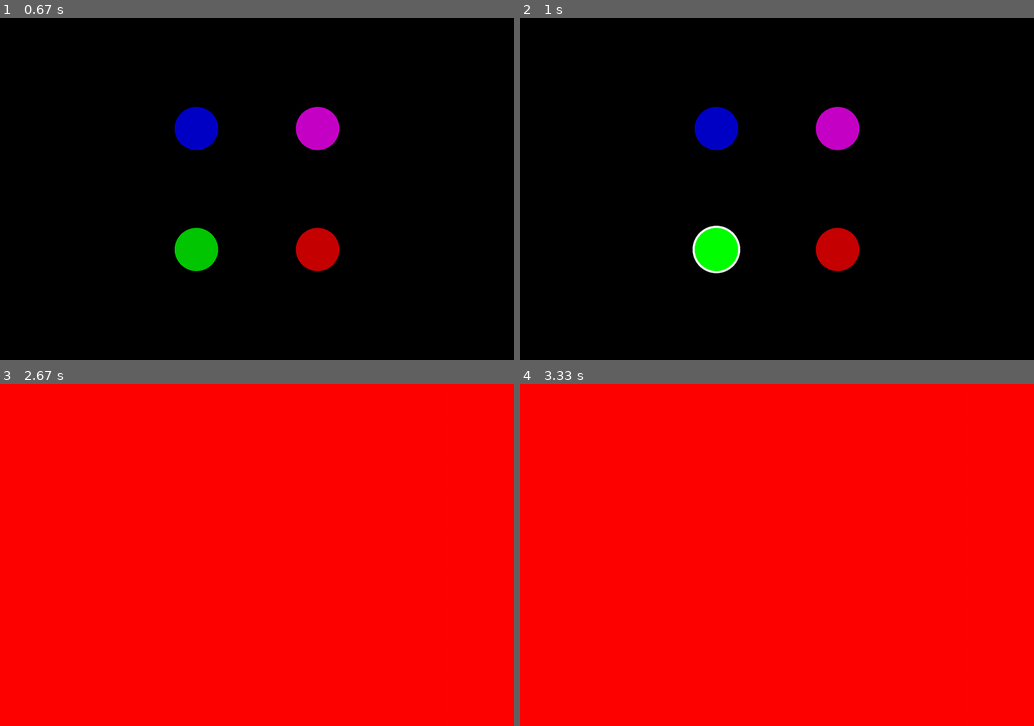
Above: before the commit, frames 1-4 (two rows, left to right).
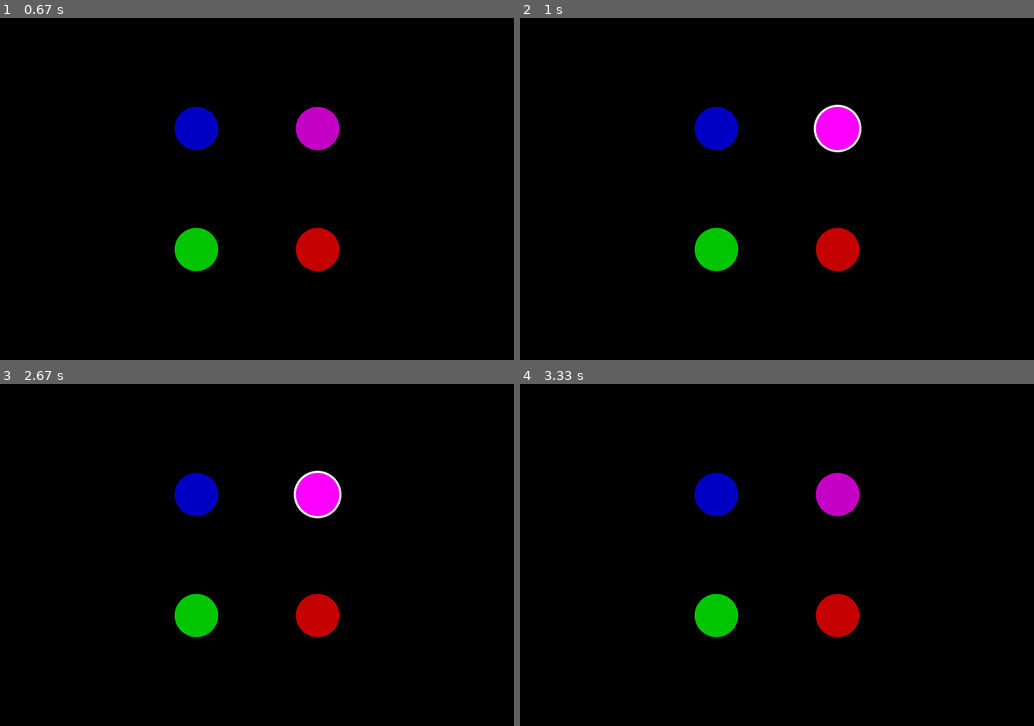
Above: after the commit, the same moments.

Repository: arieltl/genius-pygame
Game: pygame game, started from genius.py
Two runs of this game, one before a commit and one after it. Both use one fixed random seed, a clock stepped at 60 frames per second and the inputs below.
Inputs (mouse positions are in pixels of both pictures, inside the frame that each line leads up to):
- Up to frame 1 (0.67 s): press the mouse at (339, 151) at 0.37 s; move the mouse to (287, 124) at 0.47 s; release the mouse at (236, 96) at 0.6 s
- Up to frame 2 (1 s): no input
- Up to frame 3 (2.67 s): press the mouse at (339, 517) at 1.7 s; move the mouse to (205, 544) at 1.8 s; release the mouse at (71, 572) at 1.93 s; click (323, 513) at 2.55 s
- Up to frame 4 (3.33 s): no input

Frame 1 is identical in both runs. In frame 2, 2.1% of the frame differs, in the area x 33-67%, y 25-75%; in frame 3, 100%, in the area x 0-100%, y 0-100%; in frame 4, 100%.

Commit message:
modo crazy genius

Diff:
--- a/genius.py
+++ b/genius.py
@@ -16,7 +16,7 @@
             if state == INIT:
                 state = main_menu(window, self)
             elif state == GAME:
-                game.start_game()
+                state = game.start_game()
             elif state == END:
                 pass
             elif state == QUIT:
--- a/main_game.py
+++ b/main_game.py
@@ -13,28 +13,56 @@
 
 
     def start_game(self):
+        print("startGame")
         self.sequence = []
         self.input_sequence = []
         self.circles = []
         self.actions_list = []
         self.current_index = 0
         self.awaiting_input = False
+        self.difficulty = self.manager.difficulty
+        print(self.difficulty)
         return self.game_loop()
 
 
     def increment_sequence(self):
+        round = len(self.sequence)
+        if self.difficulty[1] and round % 2 == 0 and round !=0:
+            print("one more")
+            next_i = len(self.circles)
+            self.circles.append(Circle(50,COLORS[next_i],FREQUENCIES[next_i]))
+            print(round)
+            print(COLORS[round])
+            self.calculate_scene()
+            self.draw_scene()
+
         self.sequence.append(randint(0, len(self.circles)-1))
         self.play_sequence()
 
+
+
+    def play_sequence(self):
+        actions = []
+        for i in self.sequence:
+            action = {"function": self.circles[i].flash, "arguments": (self.window,), "delay": 300}
+            action2 = {"function": self.draw_scene, "delay": 1000}
+
+            actions.append(action)
+            actions.append(action2)
+        await_input = {"function": self.enable_input, "arguments": (True,), "delay": 0}
+        self.actions_list += actions + [await_input]
+
     def new_input(self, circle):
+        self.enable_input(False)
         if self.circles.index(circle) == self.sequence[self.current_index]:
             circle.flash(self.window, 300)
+            await_input = {"function": self.enable_input, "arguments": (True,), "delay": 0}
             action = {"function": self.draw_scene, "delay":300}
-            self.actions_list.append(action)
+            self.actions_list += [action,await_input]
             self.current_index += 1
             if self.current_index == len(self.sequence):
                 self.current_index = 0
-                action = {"function": self.increment_sequence, "delay":0}
+                action = {"function": self.increment_sequence, "delay":500}
                 self.actions_list.append(action)
         else:
             self.window.fill((255,0,0))
@@ -42,19 +70,10 @@
             self.actions_list.append(action)
 
 
-    def play_sequence(self):
-        actions = []
-        for i in self.sequence:
-            action = {"function": self.circles[i].flash, "arguments": (self.window,), "delay": 300}
-            action2 = {"function": self.draw_scene, "delay": 1000}
-            actions.append(action)
-            actions.append(action2)
-        self.actions_list += actions
 
-    def draw_scene(self):
-            self.window.fill((0, 0, 0))
-            for circle in self.circles:
-                circle.draw(self.window)
+
+    def enable_input(self,enable):
+        self.awaiting_input = enable
 
     def calculate_scene(self):
         for i, circle in enumerate(self.circles):
@@ -64,9 +83,17 @@
             #circles.append(Circle((x,y),50,(255,255,255),410))
             circle.move_to((x, y))
 
+    def draw_scene(self):
+            self.window.fill((0, 0, 0))
+            for circle in self.circles:
+                circle.draw(self.window)
+
+
+
     def game_loop(self):
         for i in range(4):
             self.circles.append(Circle(50,COLORS[i], FREQUENCIES[i]))
+            print(COLORS[i])
         self.calculate_scene()
 
         pygame.display.set_caption('LUCIANIUS!')
@@ -104,8 +131,9 @@
             for event in pygame.event.get():
                 # ----- Verifica consequências
                 if event.type == pygame.QUIT:
+                    print("quit")
                     return QUIT
-                elif not running_action and event.type == pygame.MOUSEBUTTONUP:
+                elif self.awaiting_input and event.type == pygame.MOUSEBUTTONDOWN:
                         # 1 is the left mouse button, 2 is middle, 3 is right.
                         if event.button == 1:
 
